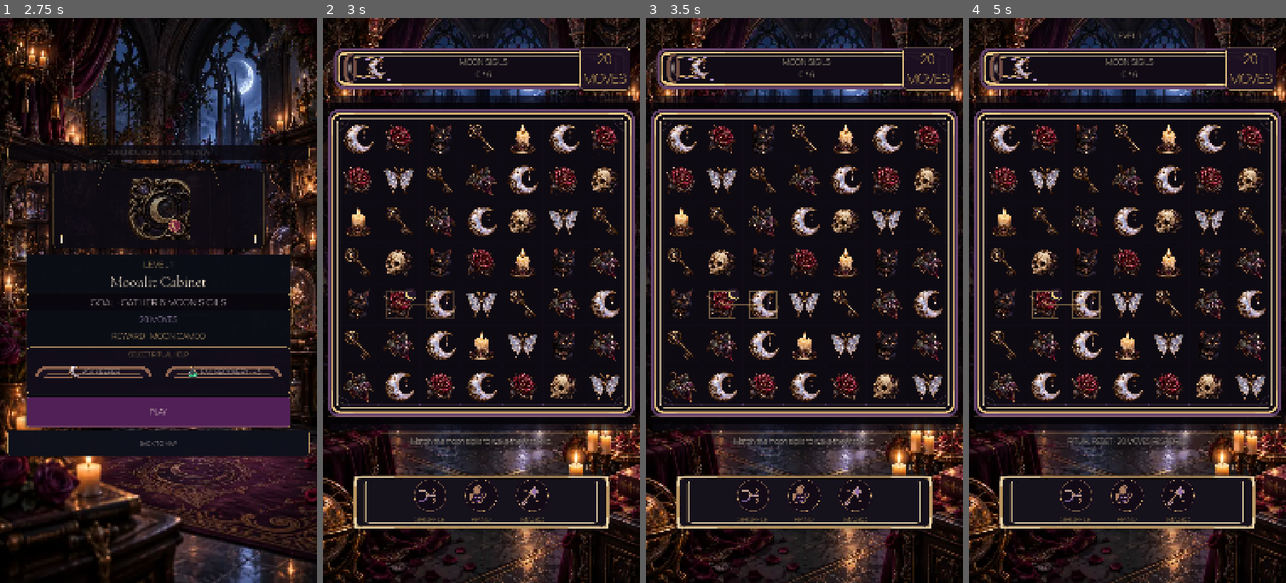
Above: before the commit, frames 1-4 (left to right).
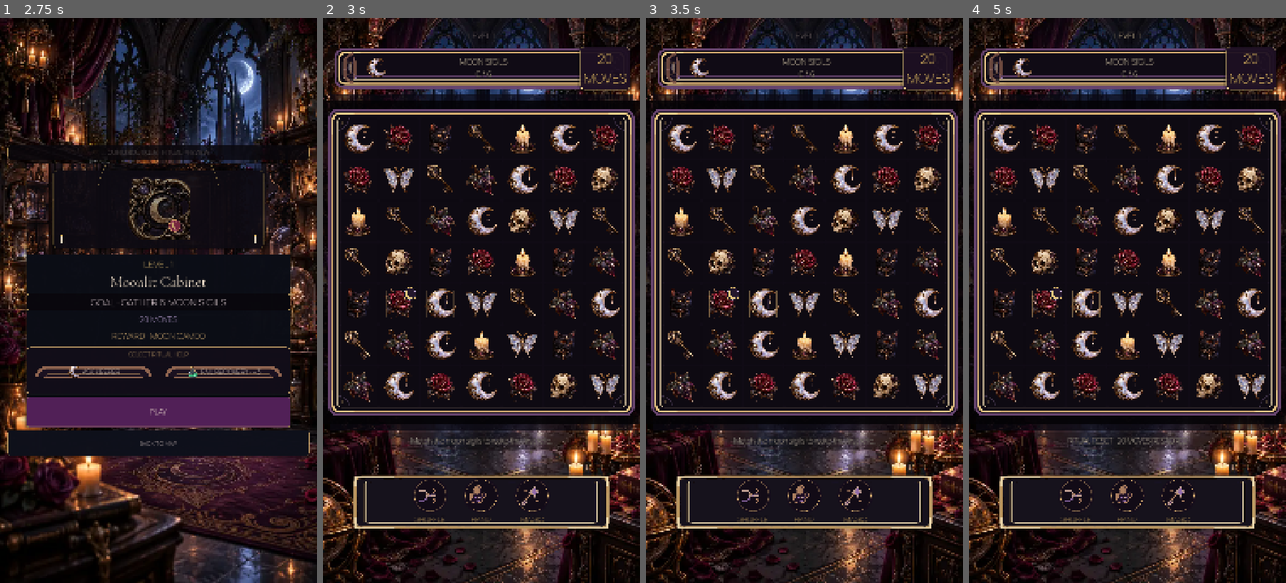
Above: after the commit, the same moments.

Repository: Jay-prodesign/akilta-match3
Game: Godot game, scene res://src/app/app_bootstrap.tscn
Two runs of this game, one before a commit and one after it. Both use one fixed random seed, a clock stepped at 60 frames per second and the inputs below.
Inputs:
- Up to frame 1 (2.75 s): click "ENTER THE HOUSE" at 0.5 s; click "PLAY LEVEL 1" at 1.25 s; click "1" at 2 s
- Up to frame 2 (3 s): click "PLAY" at 2.75 s
- Up to frame 3 (3.5 s): no input
- Up to frame 4 (5 s): click "Ⅱ" at 3.5 s; click "RESTART LEVEL" at 4.25 s

Frame 1 is identical in both runs. In frame 2, 11% of the frame differs, in the area x 1-100%, y 5-77%; in frame 3, 11%; in frame 4, 11%.

Commit message:
Use restrained gothic frame for gameplay HUD

Diff:
--- a/src/ui/theme/production_chrome.gd
+++ b/src/ui/theme/production_chrome.gd
@@ -7,7 +7,7 @@
 const PRIMARY_ACTION_PATH := "res://assets/ui/chrome/gbl_ui_action_primary_9s_v01.svg"
 const UTILITY_ACTION_PATH := "res://assets/ui/chrome/gbl_ui_action_utility_9s_v01.svg"
 const GAMEPLAY_FRAME_PATH := "res://assets/board/gbl_board_ritual_frame_9s_base_v01.png"
-const GAMEPLAY_HUD_FRAME_PATH := "res://assets/board/gbl_board_ritual_frame_9s_gothic_v02.svg"
+const GAMEPLAY_HUD_FRAME_PATH := "res://assets/board/gbl_board_ritual_frame_9s_gothic_v03.svg"
 
 static var _primary_panel: StyleBoxTexture
 static var _top_shell: StyleBoxTexture
@@ -201,7 +201,7 @@
 
 static func gameplay_hud_frame() -> StyleBoxTexture:
 	if _gameplay_hud_frame == null:
-		_gameplay_hud_frame = _style(10.0, 40.0, GAMEPLAY_HUD_FRAME_PATH)
+		_gameplay_hud_frame = _style(9.0, 92.0, GAMEPLAY_HUD_FRAME_PATH)
 	return _gameplay_hud_frame
 
 static func apply_gameplay_shell(panel: Control, kind: String) -> bool:
